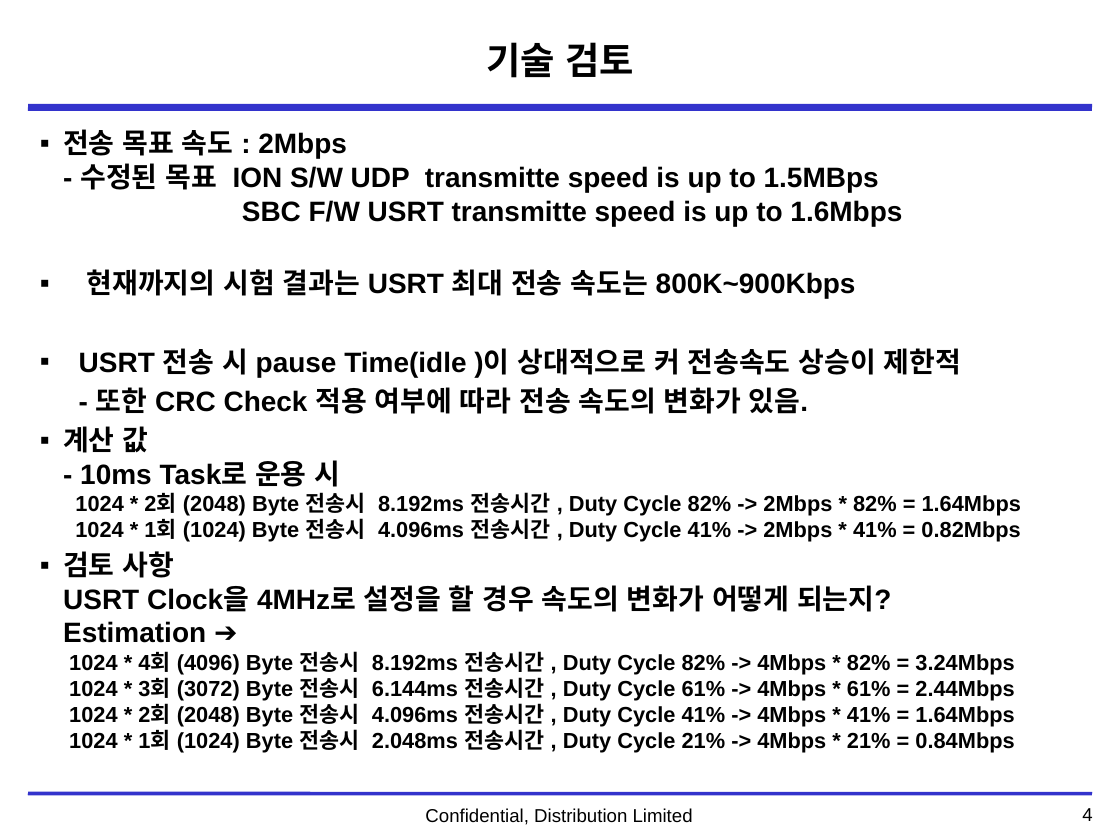
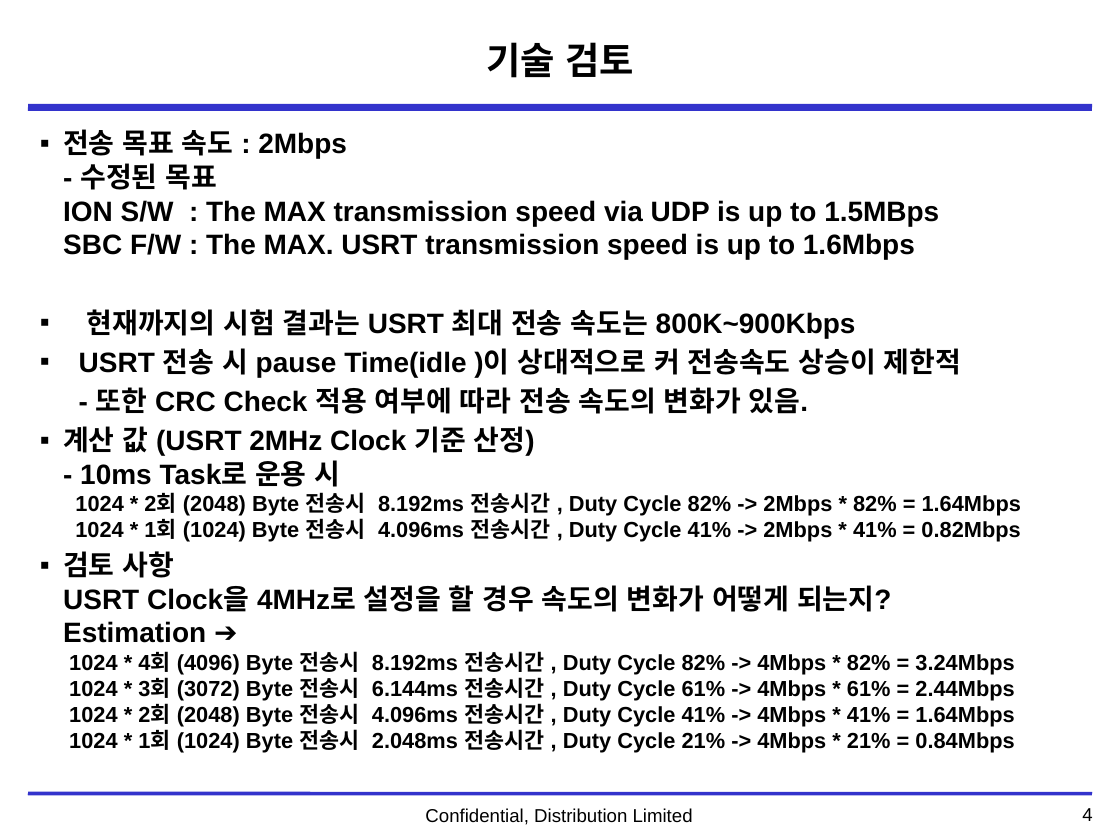
Before and after one commit to ds1hvh/Dev-Docu, a slide deck: slide 5 of 1. Project/DTNPL/Weekly Report/DTN_SBC-USRT-속도 변경의 건.pptx. Drawn at 1120x840 pixels with LibreOffice and Linux fonts; fonts in the diff are those of the drawing; background and template pictures are left out. Boxes give left, top, right and bottom in pixels: in the first picture for what was removed or moved away, otherwise in the second. Text is boxed around its words. In the diff, an @@ line names an element or a change of style, - is before the commit and + after.

Commit message:
Update DTN_SBC-USRT-속도 변경의 건.pptx
200902

```diff
--- a/1. Project/DTNPL/Weekly Report/DTN_SBC-USRT-속도 변경의 건.pptx
+++ b/1. Project/DTNPL/Weekly Report/DTN_SBC-USRT-속도 변경의 건.pptx
@@ text at (63, 129, 939, 259): text changed @@
-▪ 전송 목표 속도 : 2Mbps
-  - 수정된 목표 ION S/W UDP transmitte speed is up to 1.5MBps
-  SBC F/W USRT transmitte speed is up to 1.6Mbps
+▪ 전송 목표 속도 : 2Mbps
+  - 수정된 목표
+  ION S/W : The MAX transmission speed via UDP is up to 1.5MBps
+  SBC F/W : The MAX. USRT transmission speed is up to 1.6Mbps
@@ text at (63, 426, 1021, 542): text changed @@
-▪ 계산 값
-  - 10ms Task로 운용 시
-  1024 * 2회 (2048) Byte 전송시 8.192ms 전송시간 , Duty Cycle 82% -> 2Mbps * 82% = 1.64Mbps
-  1024 * 1회 (1024) Byte 전송시 4.096ms 전송시간 , Duty Cycle 41% -> 2Mbps * 41% = 0.82Mbps
+▪ 계산 값 (USRT 2MHz Clock 기준 산정)
+  - 10ms Task로 운용 시
+  1024 * 2회 (2048) Byte 전송시 8.192ms 전송시간 , Duty Cycle 82% -> 2Mbps * 82% = 1.64Mbps
+  1024 * 1회 (1024) Byte 전송시 4.096ms 전송시간 , Duty Cycle 41% -> 2Mbps * 41% = 0.82Mbps
```
